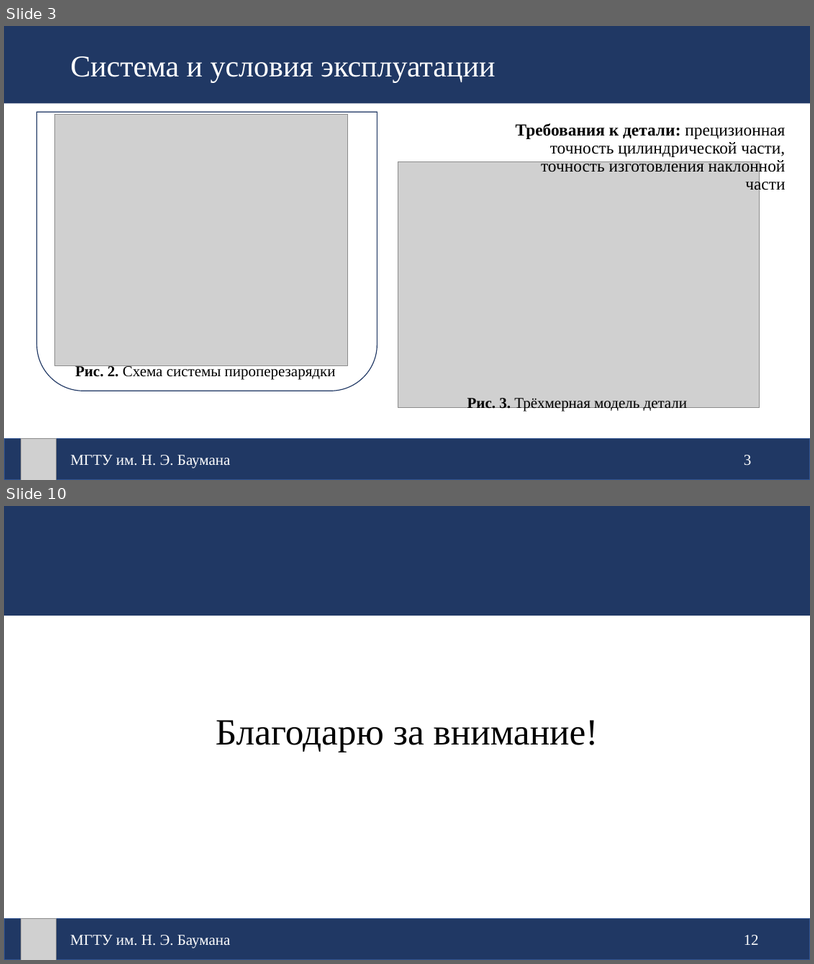
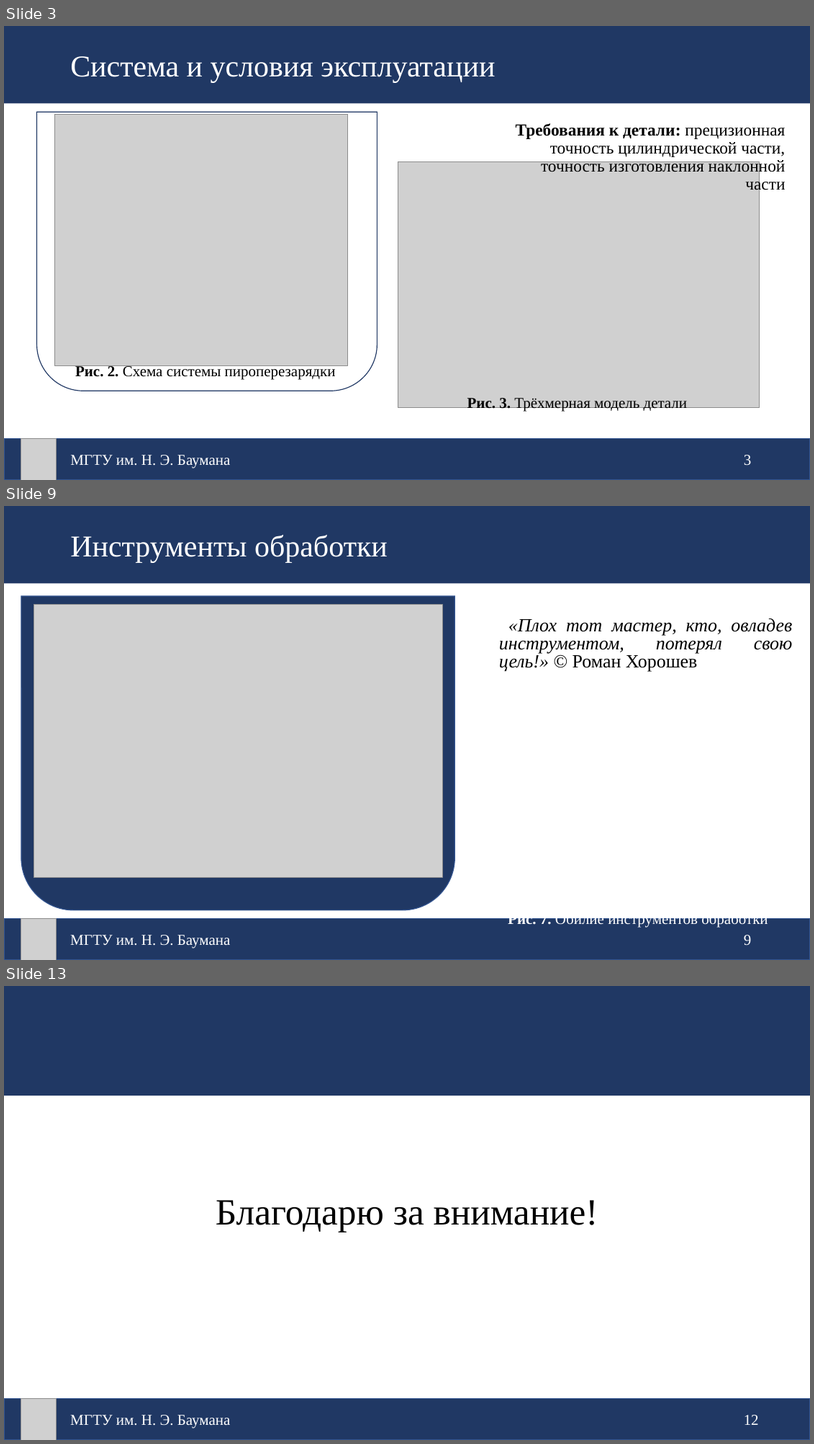
Before and after one commit to FlameDanita/CW_ProdTech, a slide deck: Защита_Широкопетлев.pptx. Shown one above the other, each under a label of ours: slides 3 and 10 before the commit, slides 3, 9 and 13 after it; the slides between them are not shown. The pictures are 814x964 and 814x1444 pixels, drawn with LibreOffice and Linux fonts; fonts in the diff are those of the drawing; grey boxes stand for pictures. Boxes give left, top, right and bottom in pixels: in the first picture for what was removed or moved away, otherwise in the second. Text is boxed around its words. In the diff, an @@ line names an element or a change of style, - is before the commit and + after.

```diff
--- a/Защита_Широкопетлев.pptx
+++ b/Защита_Широкопетлев.pptx
@@ slide 9 added at box(4, 506, 810, 960), background #FFFFFF @@
@@ rectangle added at box(4, 506, 810, 584), fill #203864, 36 pt, text #FFFFFF @@
+Инструменты обработки
@@ round same rect added at box(21, 596, 455, 910), fill #203864, outline #325491 1 pt @@
@@ picture added at box(34, 604, 442, 877) @@
@@ subtitle added at box(499, 618, 793, 672), 22.2 pt, text #000000, italic @@
+«Плох тот мастер, кто, овладев инструментом, потерял свою цель!» © Роман Хорошев
@@ text added at box(508, 912, 698, 927), 18 pt, text #FFFFFF @@
+Рис. 7. Обилие инструментов обработки
@@ rectangle added at box(4, 919, 810, 960), fill #203864, outline #325491 1 pt, 18 pt, text #FFFFFF @@
+МГТУ им. Н. Э. Баумана
@@ picture added at box(21, 919, 56, 960) @@
@@ text added at box(744, 934, 751, 944), 18 pt, text #FFFFFF @@
+9
@@ what was slide 10 is now slide 13 @@
```
Also in this commit, not shown: 3 slides changed, 3 other slides added, 1 slide removed, 21 other files.
